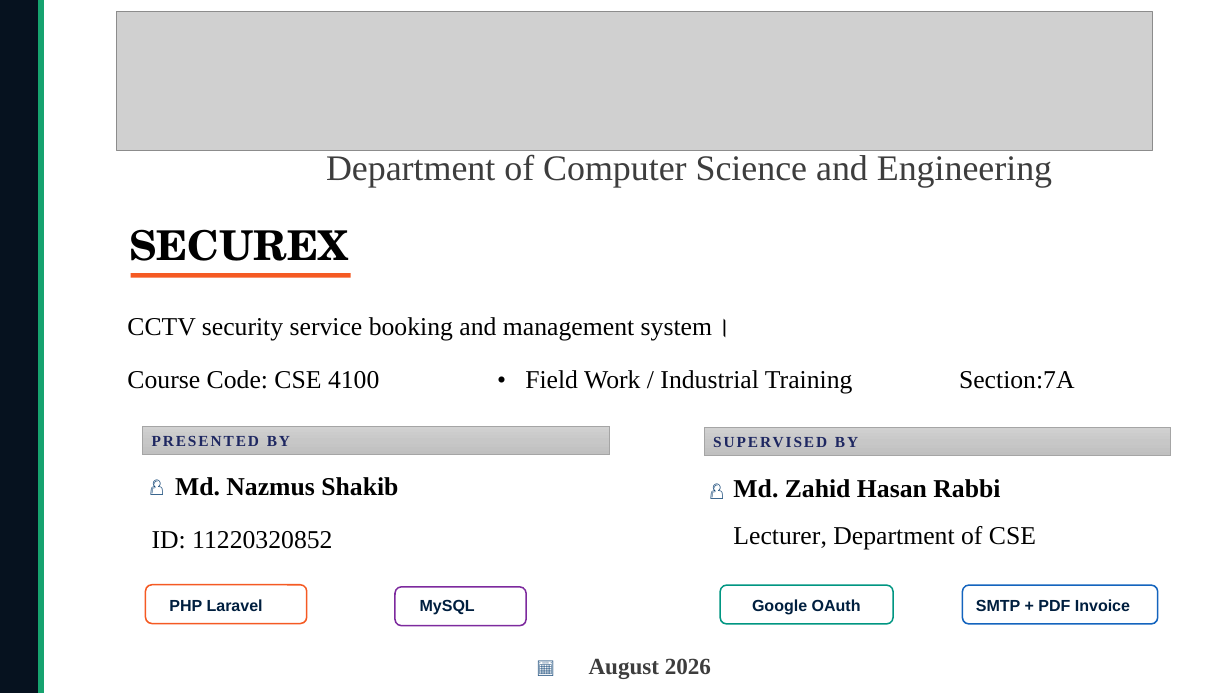
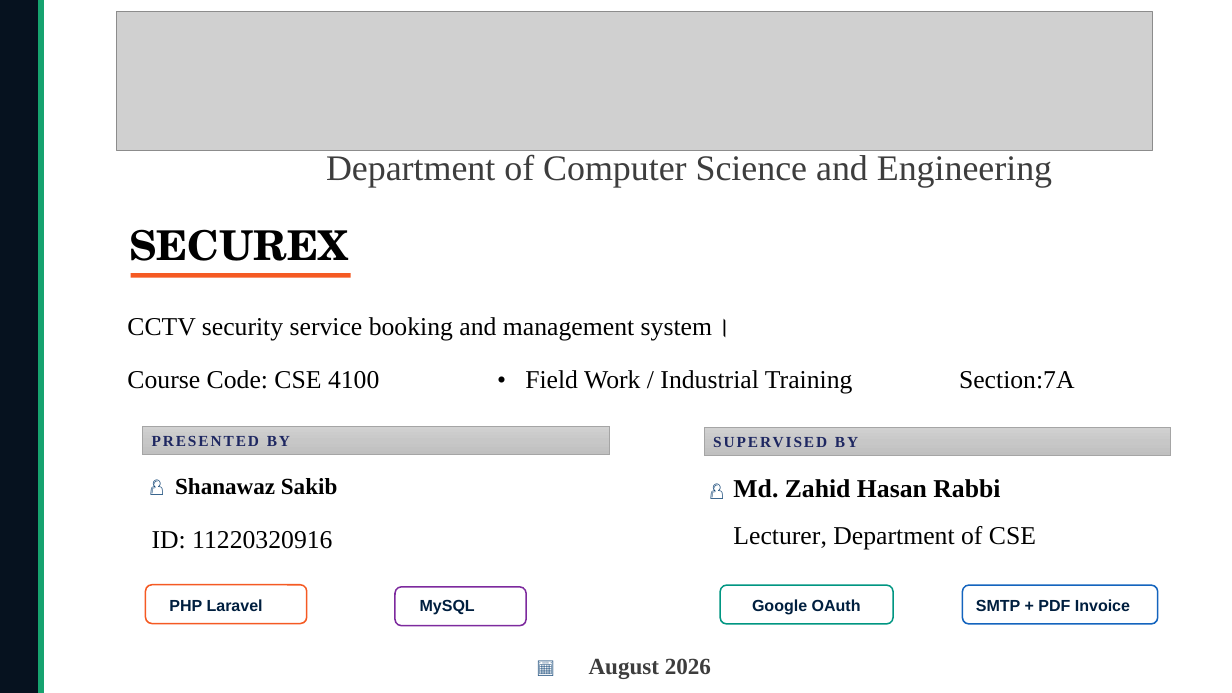
Before and after one commit to sakib916sk/Securex, a slide deck: slide 1 of documentation/Final Slide.pptx. Drawn at 1232x693 pixels with LibreOffice and Linux fonts; fonts in the diff are those of the drawing; grey boxes stand for pictures. Boxes give left, top, right and bottom in pixels: in the first picture for what was removed or moved away, otherwise in the second. Text is boxed around its words. In the diff, an @@ line names an element or a change of style, - is before the commit and + after.

```diff
--- a/documentation/Final Slide.pptx
+++ b/documentation/Final Slide.pptx
@@ text at (175,478,337,495): text changed; size 20 to 18 pt @@
-Md. Nazmus Shakib
+Shanawaz Sakib
@@ text at (152,531,332,549): text changed @@
-ID: 11220320852
+ID: 11220320916
```
Also in this commit, not shown: 3 other slides changed, 3 other files.
